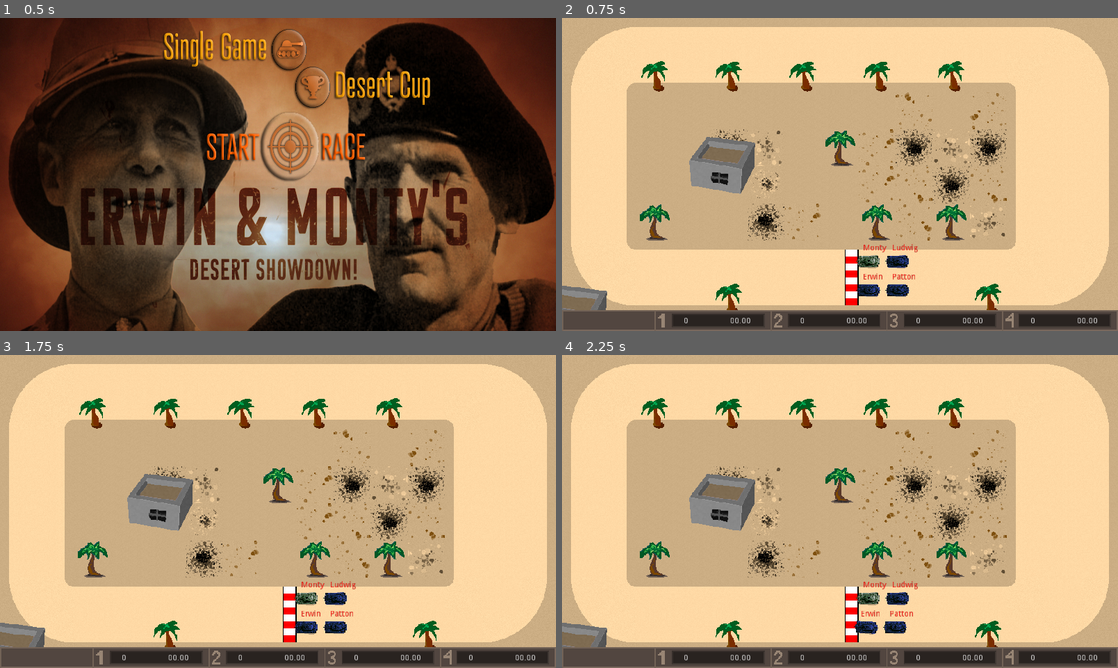
Above: before the commit, frames 1-4 (two rows, left to right).
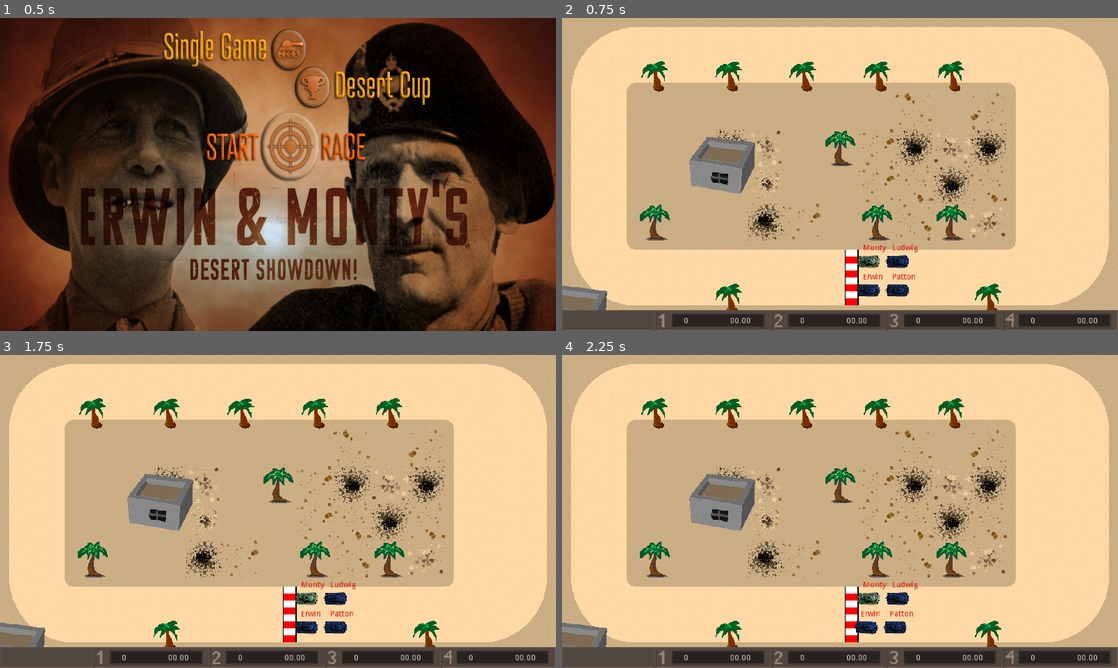
Above: after the commit, the same moments.

Repository: TeamRommel/RollingRommel
Game: Godot game, scene res://scenes/MainMenu.tscn
The game is run twice, just before and just after one commit, with the same random seed, the same clock (stepped at 60 frames per second) and the same inputs. The engine's default icon, where the game draws it, is replaced by a stand-in: a white triangle on a blue panel in a dark square.
Inputs (mouse positions are in pixels of both pictures, inside the frame that each line leads up to):
- Up to frame 1 (0.5 s): no input
- Up to frame 2 (0.75 s): click (851, 146) at 0.5 s
- Up to frame 3 (1.75 s): tap Enter at 1.25 s
- Up to frame 4 (2.25 s): no input

Frame 1 is identical in both runs. In frame 2, 0.6% of the frame differs, in the area x 0-100%, y 93-100%; in frame 3, 0.6%; in frame 4, 0.6%.

Commit message:
When offroad, increase friction force instead of reducing total force.

Diff:
--- a/scripts/BaseVehicle.gd
+++ b/scripts/BaseVehicle.gd
@@ -57,12 +57,12 @@
 
 	# Calculate forces
 	var forwards_force = Vector2.RIGHT.rotated(rotation) * engine_power * friction_factor * delta
-	var friction_force = -forwards_velocity * friction_factor
-	var total_force
-	if (slow):
-		total_force = (forwards_force + friction_force) * 0.05
+	var friction_force
+	if slow:
+		friction_force = -forwards_velocity * friction_factor * 2.5
 	else:
-		total_force = forwards_force + friction_force
+		friction_force = -forwards_velocity * friction_factor
+	var total_force = (forwards_force + friction_force)
 
 	# Apply forces and torque
 	set_applied_force(total_force);
Binary file changed: images/StandingsBar.png
